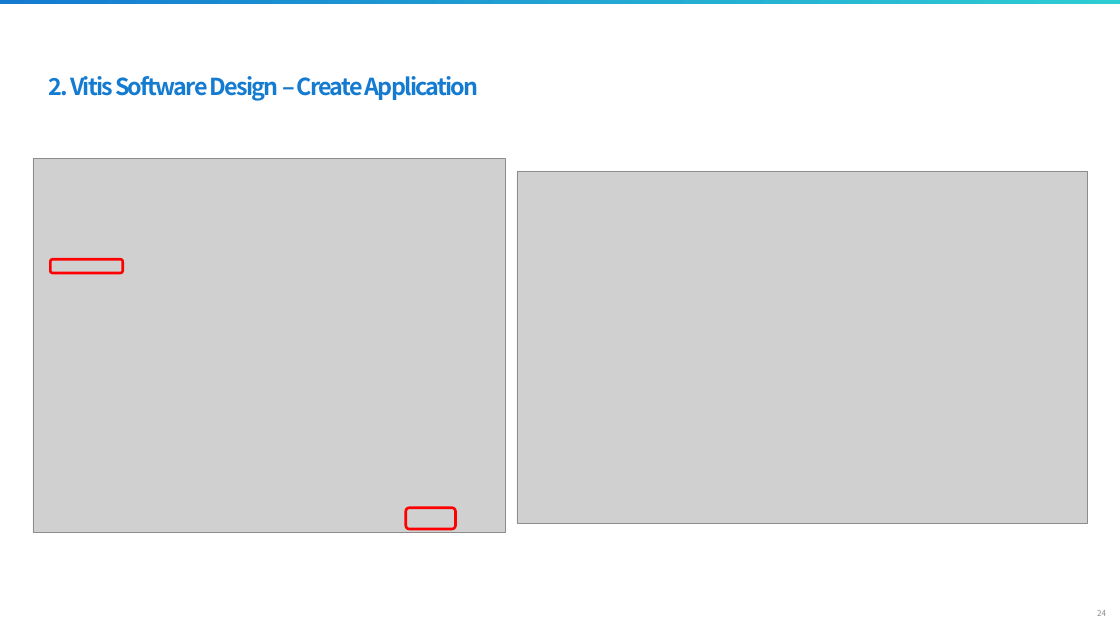
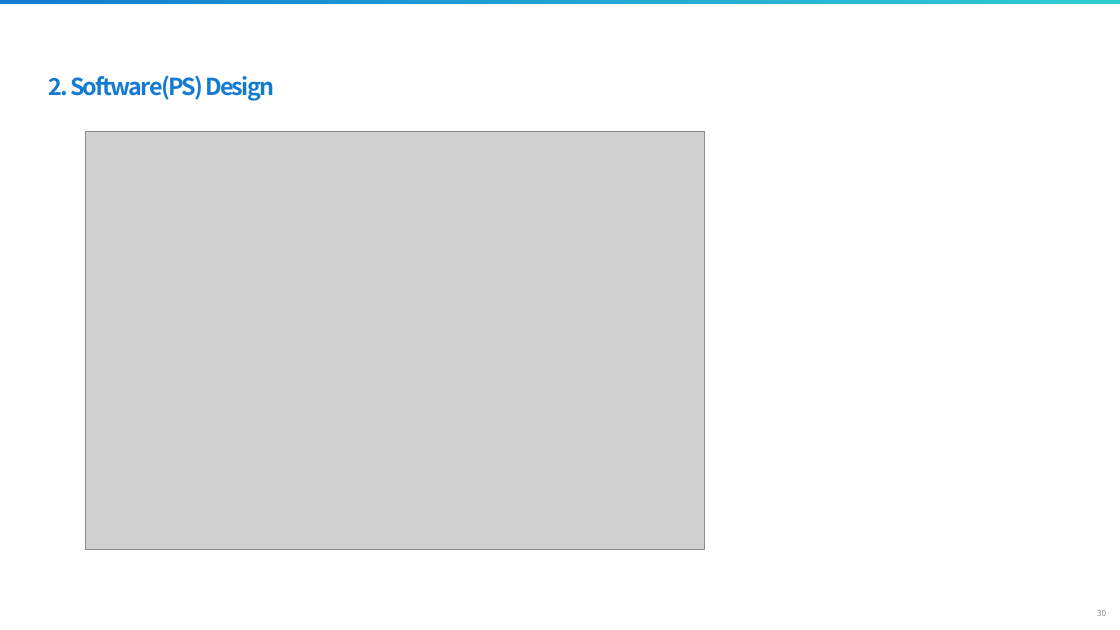
Before and after one commit to siliconground/SoC_301, a slide deck: slide 30 of 0_DOCS/1_EDU_REFERENCE/3_Processing_System_Basic.pptx (slide 24 before the commit). Drawn at 1120x630 pixels with LibreOffice and Linux fonts; fonts in the diff are those of the drawing; grey boxes stand for pictures; background and template pictures are left out. Boxes give left, top, right and bottom in pixels: in the first picture for what was removed or moved away, otherwise in the second. Text is boxed around its words. In the diff, an @@ line names an element or a change of style, - is before the commit and + after.

```diff
--- a/0_DOCS/1_EDU_REFERENCE/3_Processing_System_Basic.pptx
+++ b/0_DOCS/1_EDU_REFERENCE/3_Processing_System_Basic.pptx
@@ text at [49,75,274,101]: text changed @@
-2. Vitis Software Design – Create Application
+2. Software(PS) Design
@@ picture: place and size @@
-picture at [33,158,506,532]
+picture at [86,132,704,549]
@@ picture removed at [518,171,1088,523] @@
@@ rounded rectangle removed at [50,260,123,273] @@
@@ rounded rectangle removed at [406,507,455,528] @@
@@ page number at [1097,610,1106,616]: text changed @@
-24
+30
```
Also in this commit, not shown: 6 other slides changed, 6 slides added, 5 slides removed.
